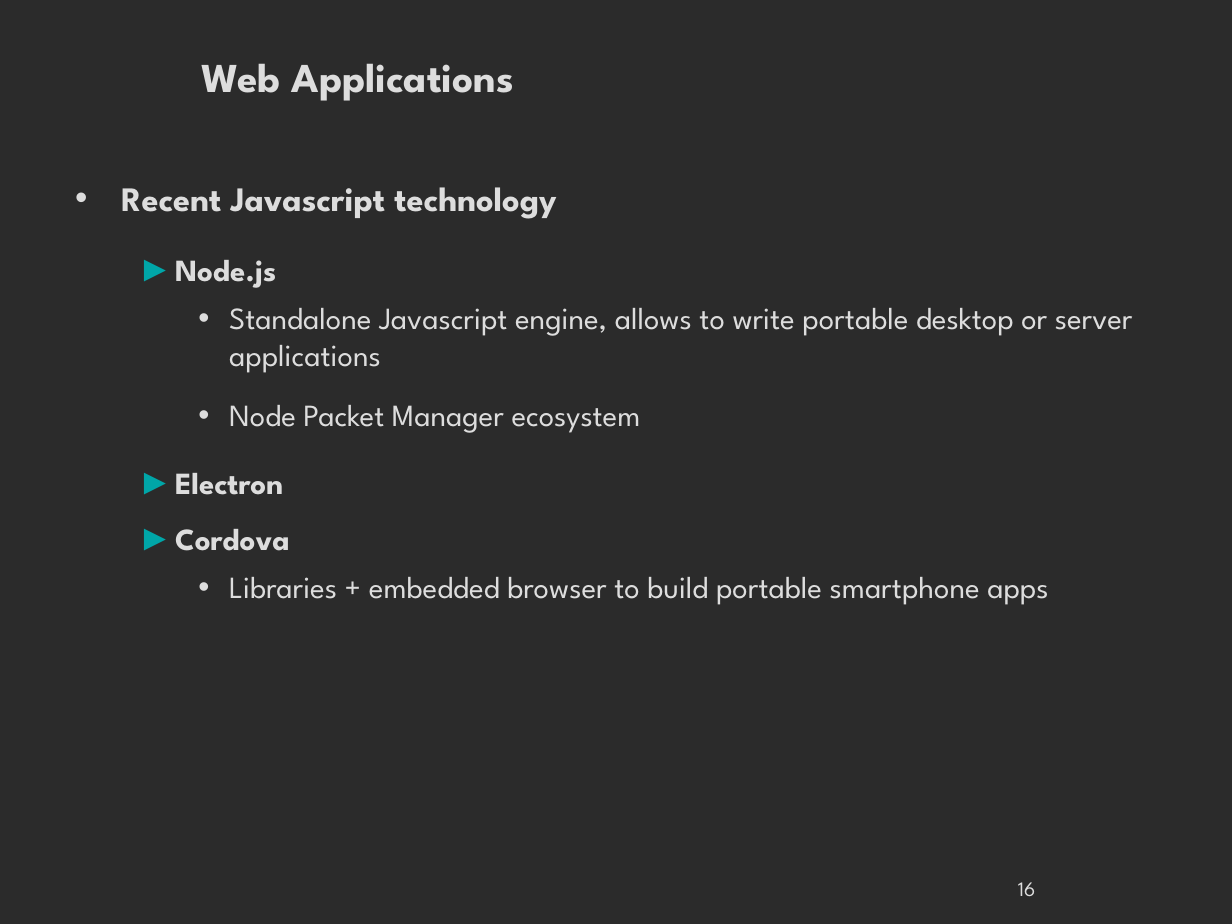
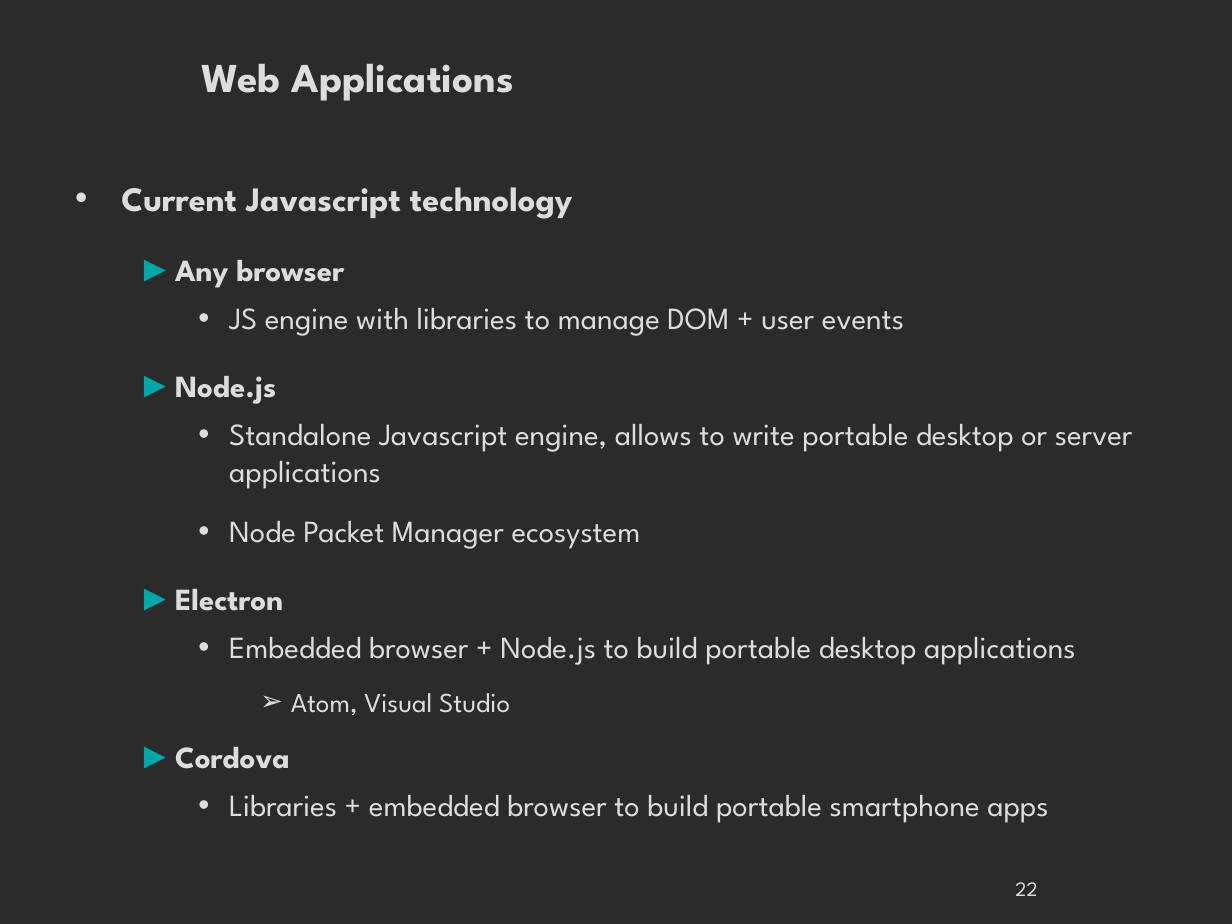
Before and after one commit to danielausparis/arch, a slide deck: slide 22 of archi-web.odp (slide 16 before the commit). Drawn at 1232x924 pixels with LibreOffice and Linux fonts; fonts in the diff are those of the drawing; background and template pictures are left out; a plain dark background stands for a picture behind light text. Boxes give left, top, right and bottom in pixels: in the first picture for what was removed or moved away, otherwise in the second. Text is boxed around its words. In the diff, an @@ line names an element or a change of style, - is before the commit and + after.

```diff
--- a/archi-web.odp
+++ b/archi-web.odp
@@ text at [121,187,904,336]: text changed; size 20 to 18 pt; bold off @@
-• Recent Javascript technology
+• Current Javascript technology
+  ► Any browser
+    • JS engine with libraries to manage DOM + user events
@@ text at [229,637,1076,715]: paragraphs added @@
+    • Embedded browser + Node.js to build portable desktop applications
+      ➢ Atom, Visual Studio
@@ page number at [1015,882,1037,896]: text changed @@
-16
+22
```
Also in this commit, not shown: 4 other slides changed, 6 slides added, 1 other file.
